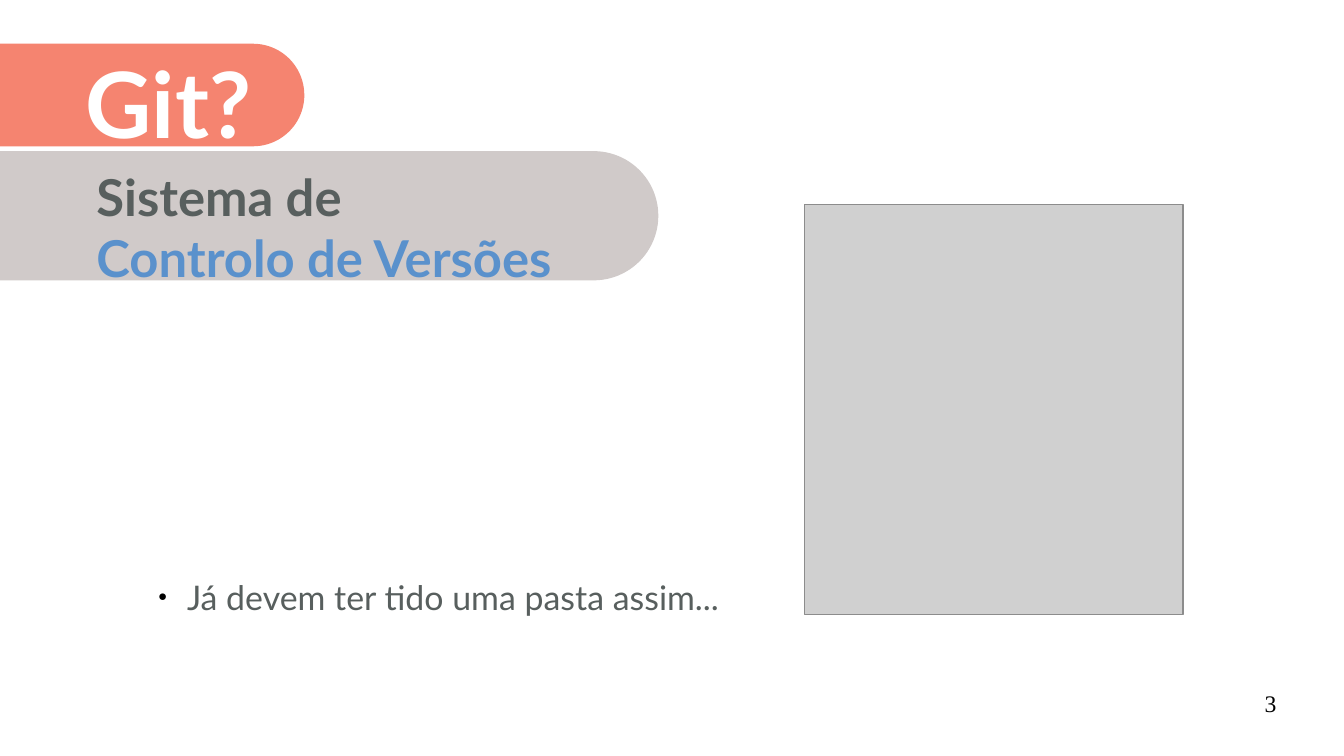
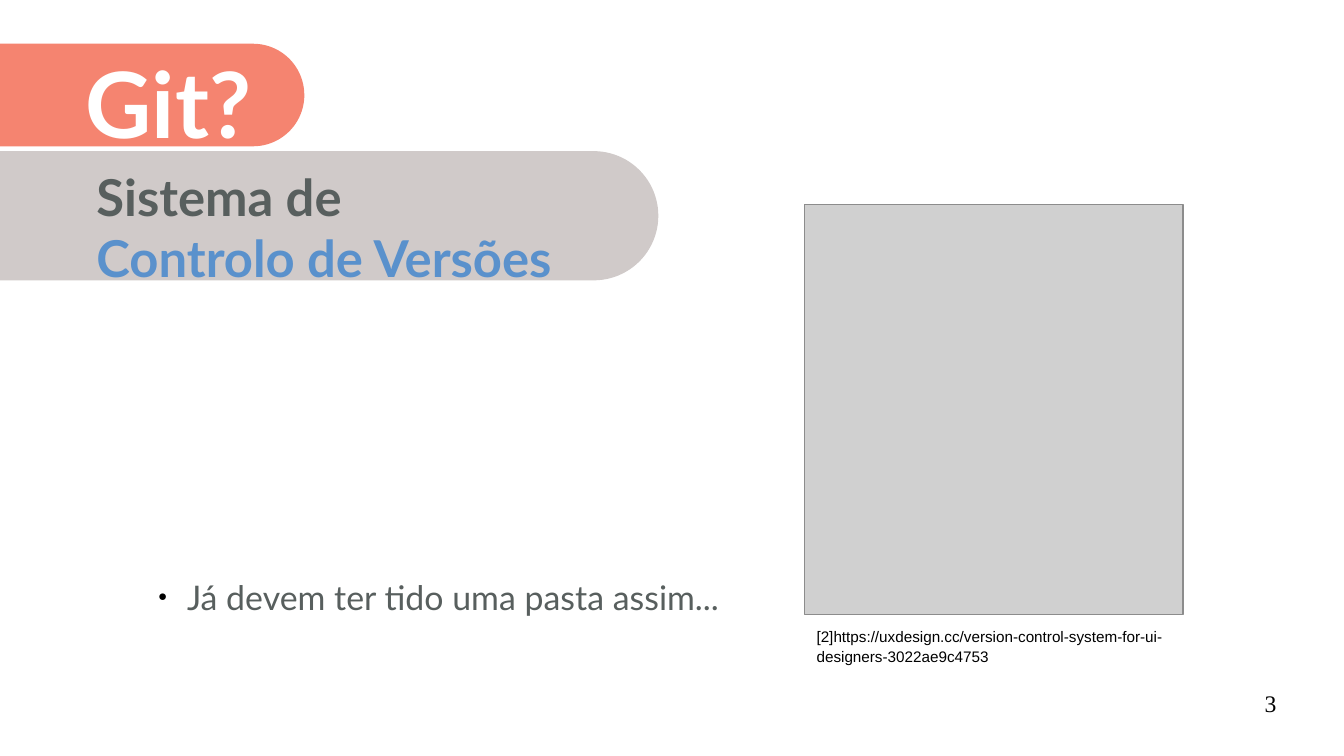
Before and after one commit to miguelpinho/git-lecture, a slide deck: slide 3 of lecture_pt.odp. Drawn at 1344x756 pixels with LibreOffice and Linux fonts; fonts in the diff are those of the drawing; grey boxes stand for pictures. Boxes give left, top, right and bottom in pixels: in the first picture for what was removed or moved away, otherwise in the second. Text is boxed around its words. In the diff, an @@ line names an element or a change of style, - is before the commit and + after.

```diff
--- a/lecture_pt.odp
+++ b/lecture_pt.odp
@@ text added at bbox=[817, 631, 1163, 665], 9 pt, text #000000 @@
+[2]https://uxdesign.cc/version-control-system-for-ui-designers-3022ae9c4753
```
Also in this commit, not shown: 3 other slides changed.
